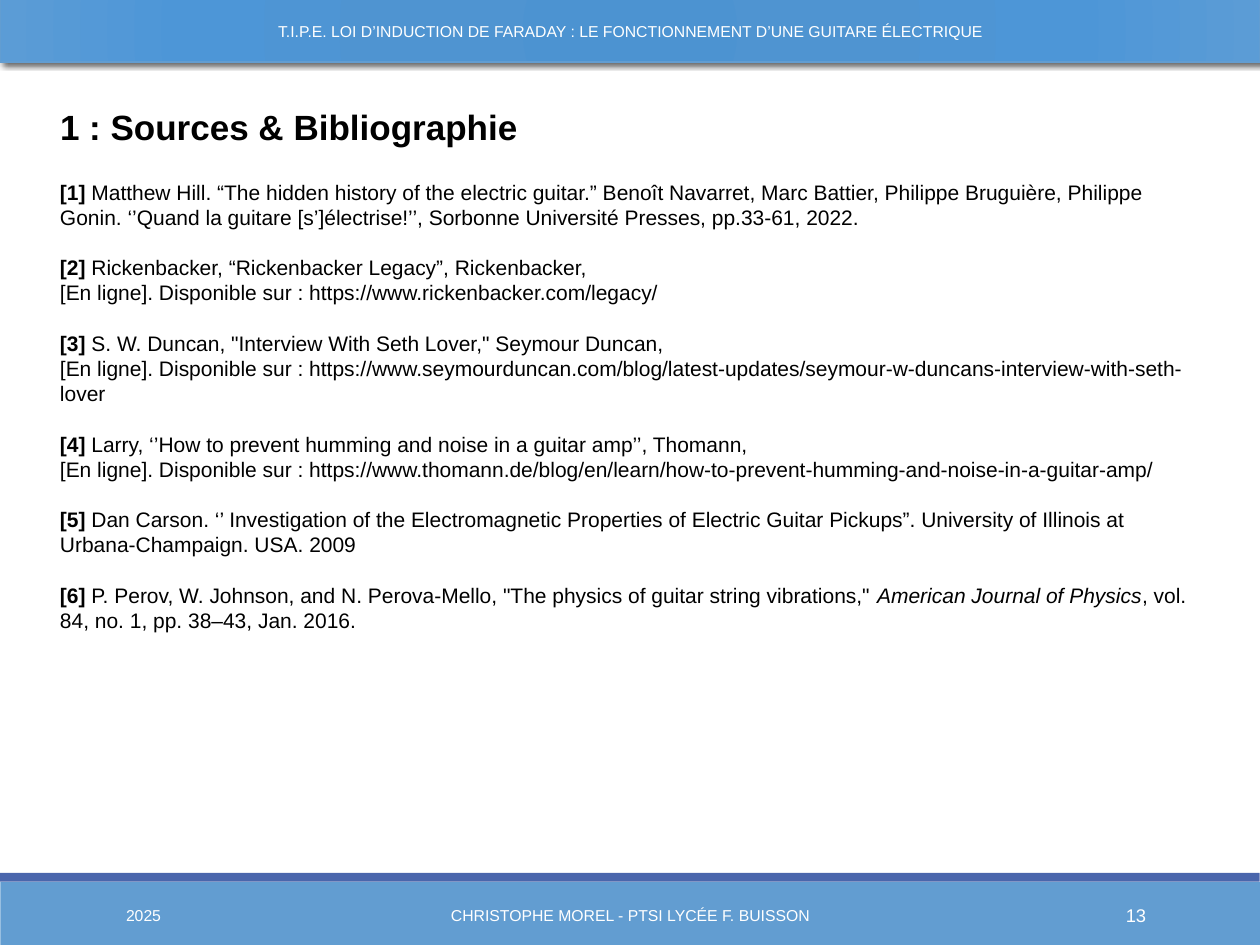
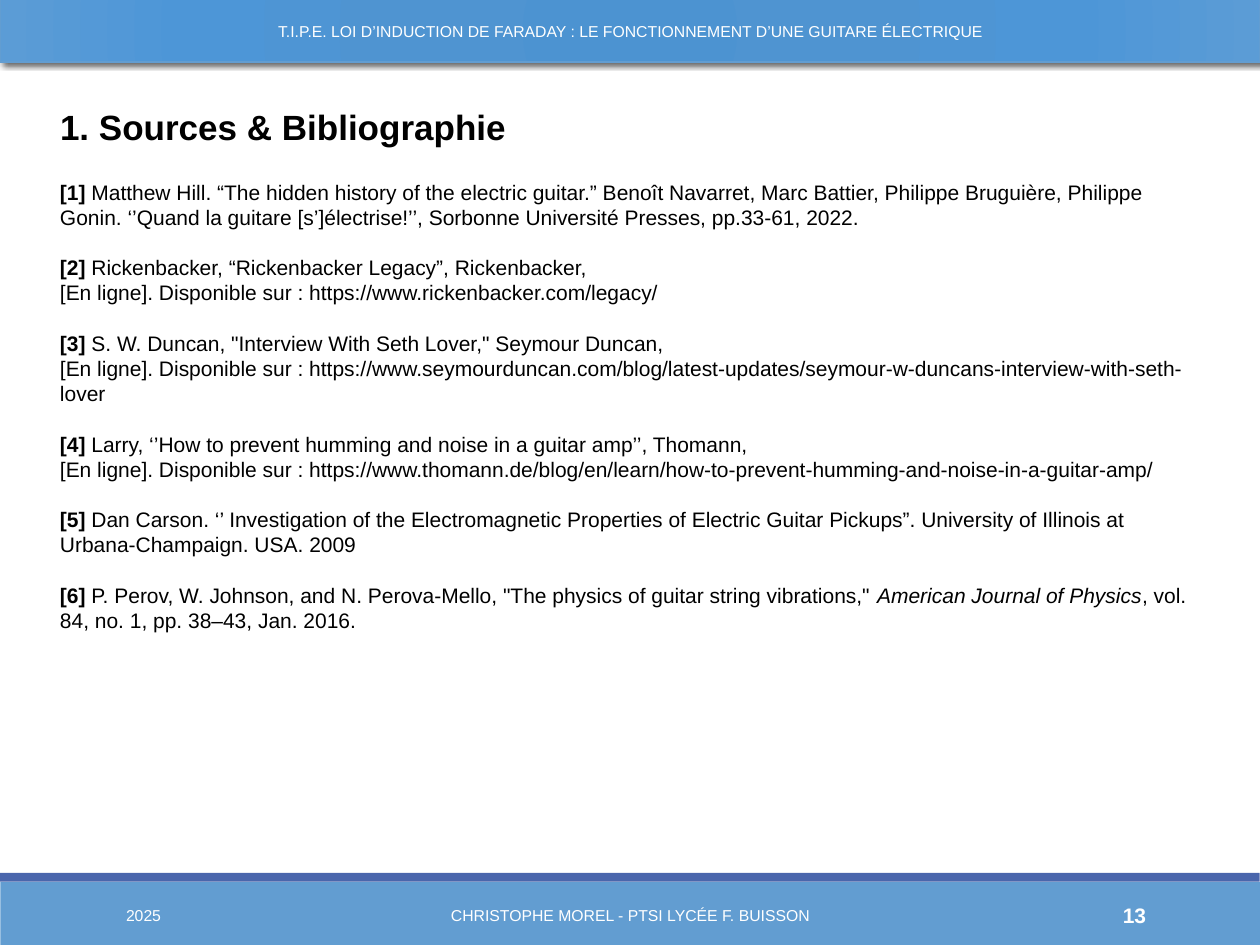
Before and after one commit to Chrismorel7/TIPE---Micro_guitare_elec, a slide deck: slide 13 of Views/Novembre.pptx. Drawn at 1260x945 pixels with LibreOffice and Linux fonts; fonts in the diff are those of the drawing. Boxes give left, top, right and bottom in pixels: in the first picture for what was removed or moved away, otherwise in the second. Text is boxed around its words. In the diff, an @@ line names an element or a change of style, - is before the commit and + after.

```diff
--- a/Views/Novembre.pptx
+++ b/Views/Novembre.pptx
@@ text at (60, 114, 506, 147): text changed @@
-1 : Sources & Bibliographie
+1. Sources & Bibliographie
@@ page number at (1123, 908, 1146, 923): size 10.5 to 12 pt, bold on @@
```
Also in this commit, not shown: 18 other slides changed, 2 slides added, 1 slide removed, 16 other files.
